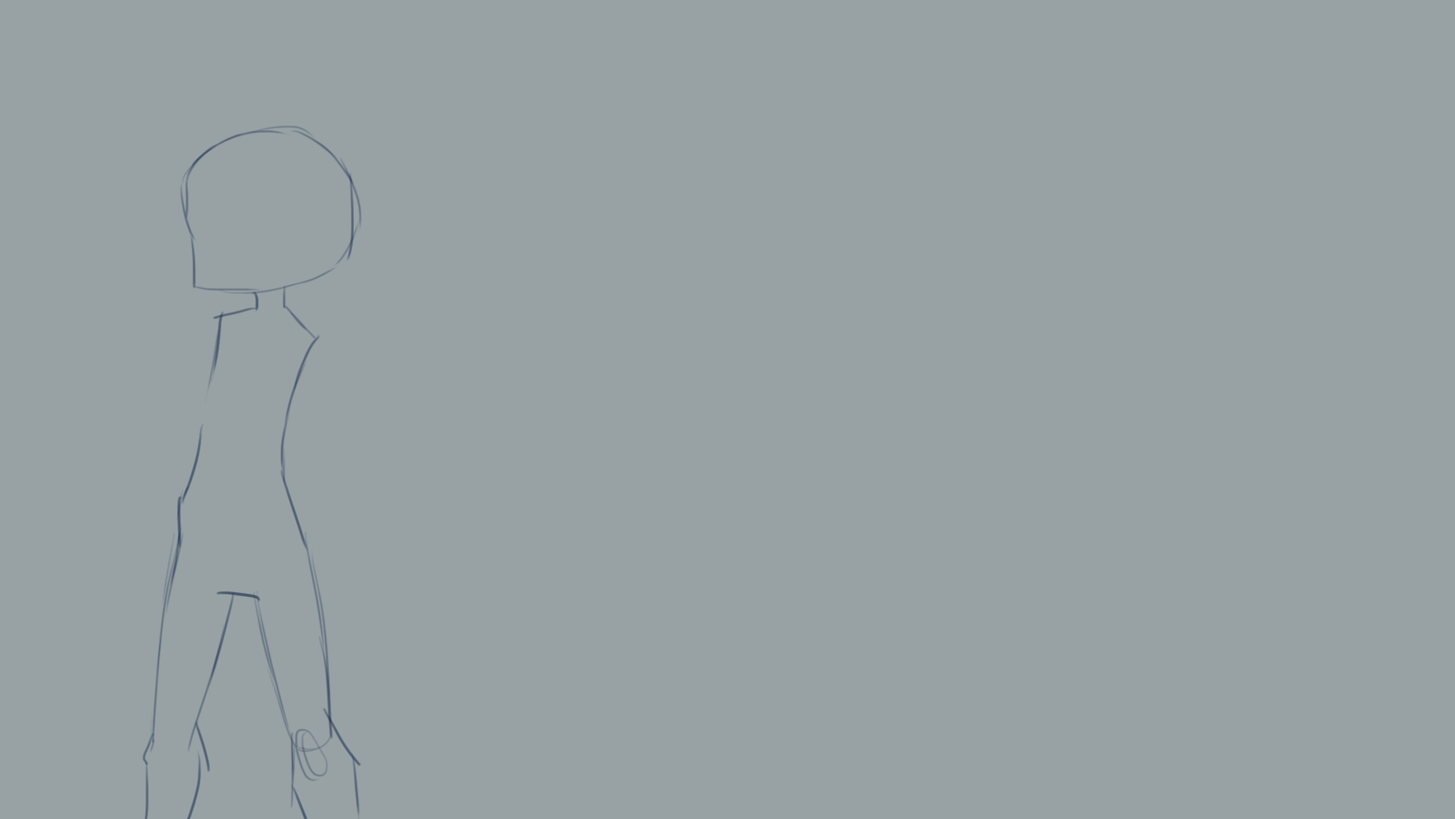
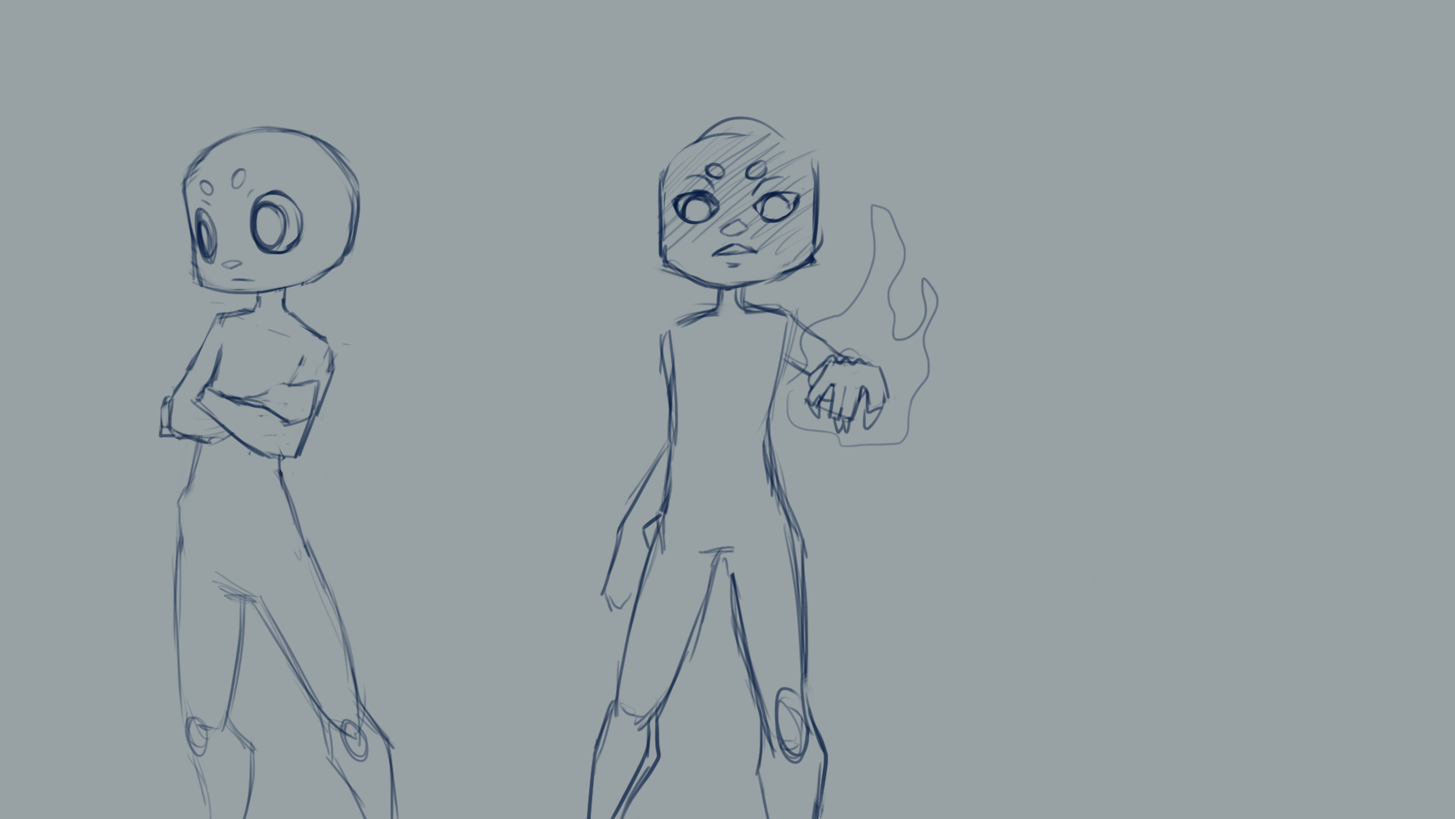
Two versions of the same layered image (1455 x 819). Layer-by-layer changes:
showed group "death expressions" (3 layers) over [156, 115, 940, 819]
hid group "pestilence expressions" (1 layers) over [141, 125, 363, 819]
